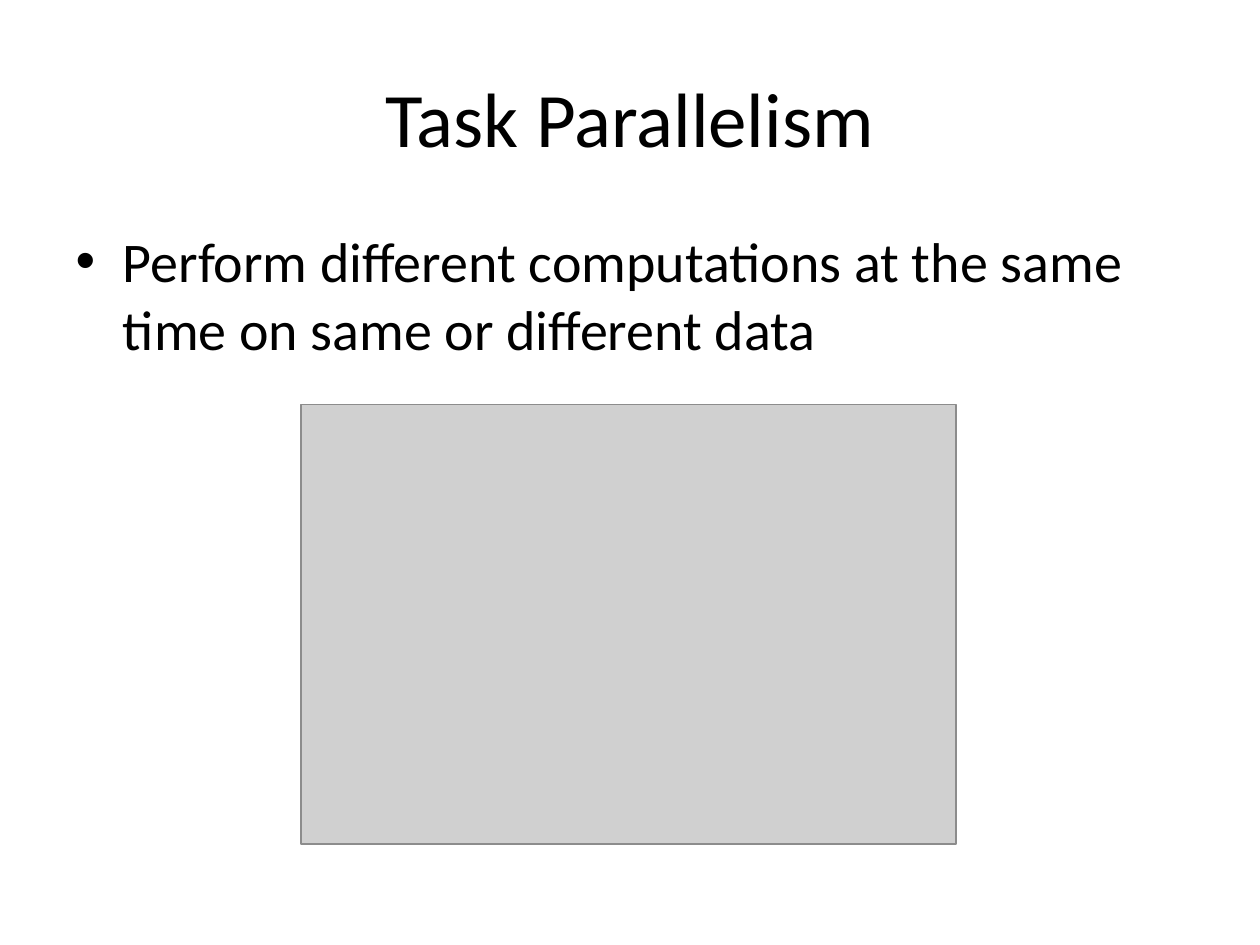
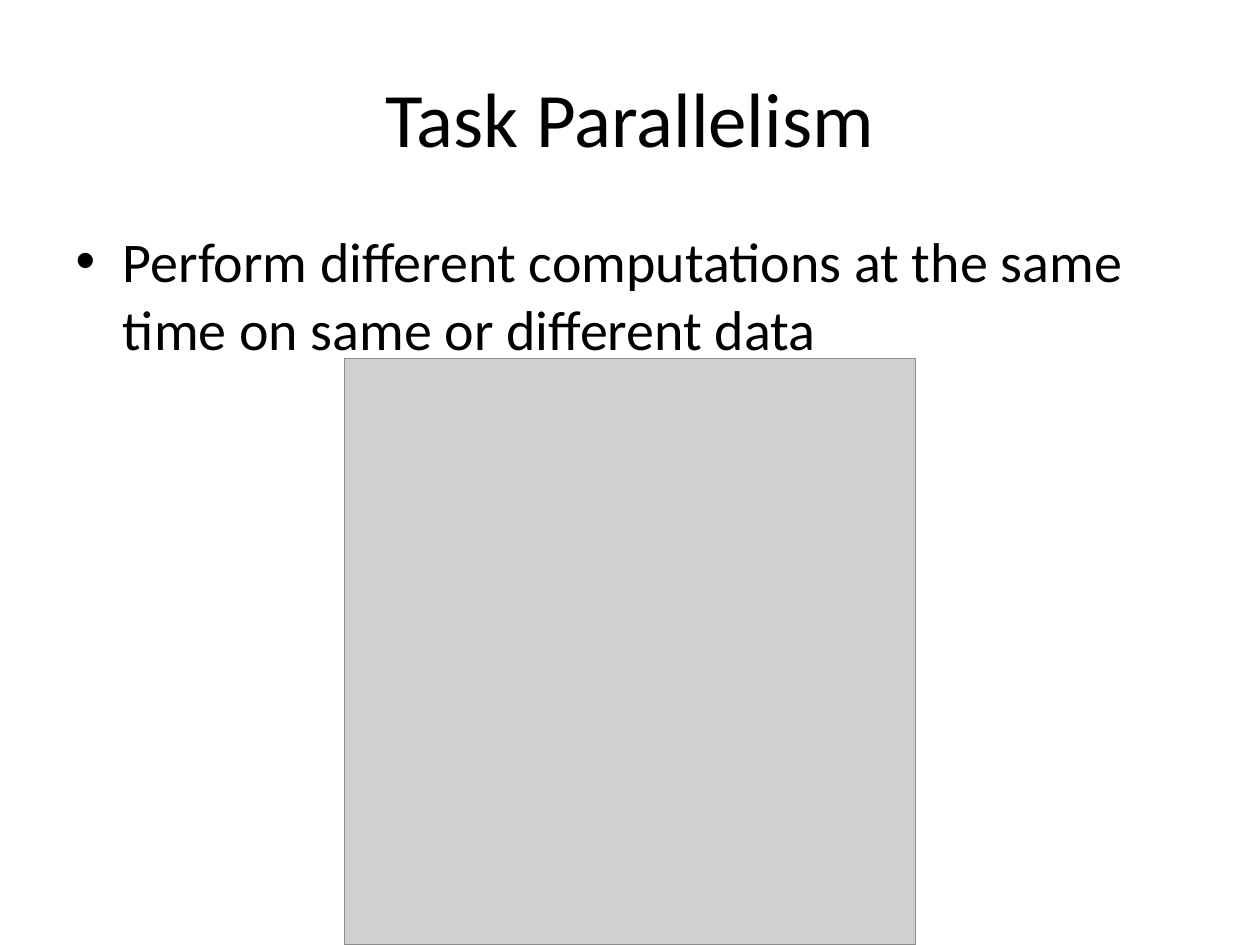
Before and after one commit to ericmercer/nakade-radha, a slide deck: slide 2 of proposal/ppt/SRC_2015.pptx. Drawn at 1260x945 pixels with LibreOffice and Linux fonts; fonts in the diff are those of the drawing; grey boxes stand for pictures. Boxes give left, top, right and bottom in pixels: in the first picture for what was removed or moved away, otherwise in the second. Text is boxed around its words. In the diff, an @@ line names an element or a change of style, - is before the commit and + after.

```diff
--- a/proposal/ppt/SRC_2015.pptx
+++ b/proposal/ppt/SRC_2015.pptx
@@ text "Perform different computations at the ..." rewrapped from [123, 243, 1122, 351] to [123, 243, 1122, 363] @@
@@ picture: place and size @@
-picture at [301, 404, 956, 844]
+picture at [344, 358, 915, 945]
```
Also in this commit, not shown: 3 other slides changed, 1 slide added, 1 slide removed.
